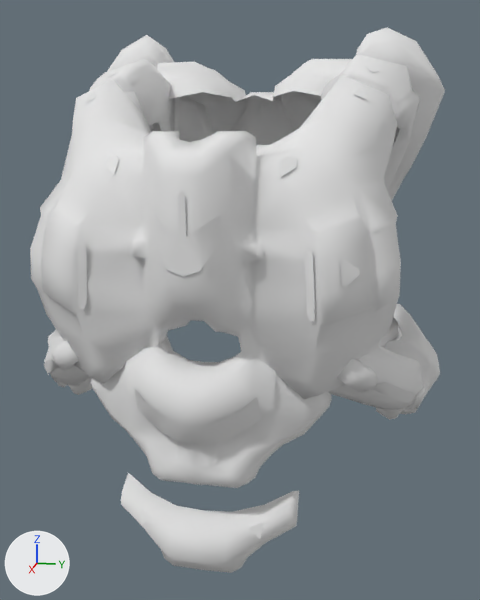
The OBJ model models/h4/Scout Chest MALE.obj as it was, and as the next commit left it.
Both versions are drawn from a 50 mm camera at (27.0, 5.6, 58.9) aimed at (-1.1, 0.0, 51.9). Every picture has the same lights, and +X, +Y and +Z are marked at lower left. Where no turn or scale is listed for an object, it has been applied to the vertices.

Before the edit, the objects in view are built like this:
```python
me_armor_torso_scout = bpy.data.meshes.new('armor_torso_scout')
me_armor_torso_scout.from_pydata(...)  # 1879 vertices, 3206 faces; spans x -10.6..7.7, y -8.8..8.8, z 43.2..63.8
me_armor_torso_scout.polygons.foreach_set('use_smooth', [True] * 3206)
me_armor_torso_scout.materials.append(mat_wire_198225087_029)  # white #e7e7e7
ob_armor_torso_scout = bpy.data.objects.new('armor_torso_scout', me_armor_torso_scout)
ob_armor_torso_scout.location = (0.0, 0.0, 0.0)
```
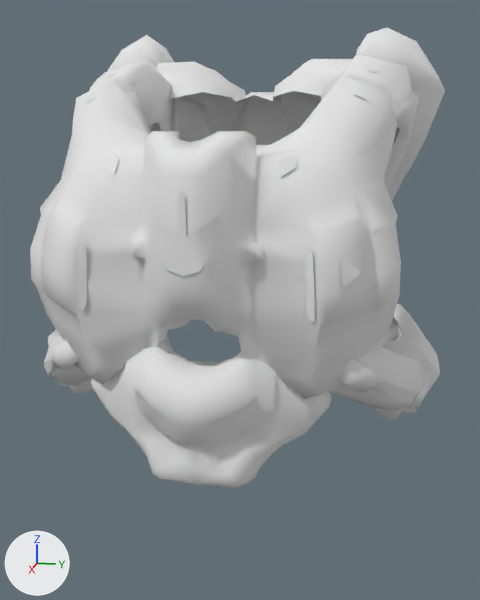
The newer file is also turned or shifted as a whole; pictures and numbers use the older file's frame.

Patch to the scene script:
```diff
--- a/models/h4/Scout Chest MALE.obj.py
+++ b/models/h4/Scout Chest MALE.obj.py
@@ me_armor_torso_scout @@
 me_armor_torso_scout.from_pydata(...)  # 1879 vertices, 3206 faces; spans x -10.6..7.7, y -8.8..8.8, z 43.2..63.8
 # used by ob_armor_torso_scout; location = (0.0, 0.0, 0.0)
+# me_armor_torso_scout part 1: the loose piece of 48 vertices spanning x 4.5..7.0, y -3.4..3.4, z 43.2..46.2 is deleted
+# me_armor_torso_scout part 2: the loose piece of 4 vertices spanning x 6.1..6.3, y -2.3..-1.8, z 45.1..45.6 is deleted
+# me_armor_torso_scout part 3: the loose piece of 4 vertices spanning x 6.1..6.3, y 1.8..2.3, z 45.1..45.6 is deleted
 me_armor_torso_scout.materials.append(mat_wire_198225087_029)
```

Pixel boxes (x1, y1, x2, y2) of what changed, in the pictures (480 x 600 px):
'armor_torso_scout', reshaped (16% shorter): before (30, 27, 445, 573); after (30, 27, 445, 488)
part 1 of me_armor_torso_scout, deleted: before (121, 473, 299, 573)
part 2 of me_armor_torso_scout, deleted: before (140, 509, 151, 525)
part 3 of me_armor_torso_scout, deleted: before (249, 523, 263, 539)
